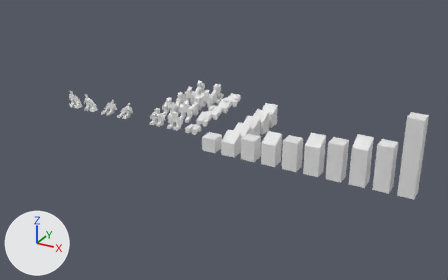
Two versions of the FBX model blends/models.fbx, one commit apart.
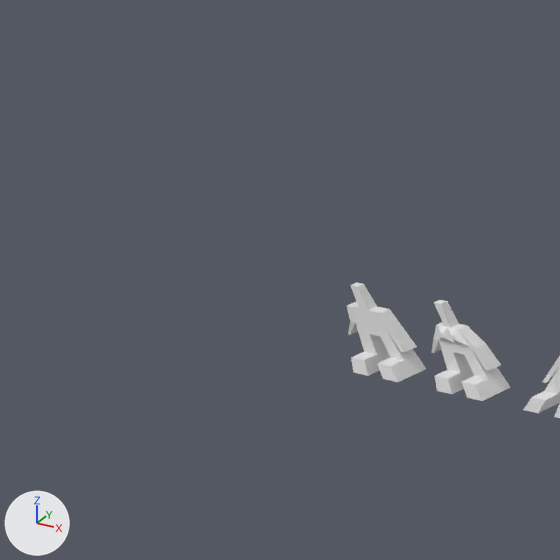
There are two pictures of each version: one whole from a 50 mm lens placed at (42.4, -68.1, 33.9), pointed at (2.3, 4.7, -2.6), one close up on the part from 1% to 24% of the width and 14% to 50% of the height. The lights are fixed; the arrows at lower left show +X, +Y and +Z. Where no turn or scale is listed for an object, it has been applied to the vertices.

Names of what the first close-up shows: 'C1_PET_L', 'C1_PET_R', 'C2_PET_R'.
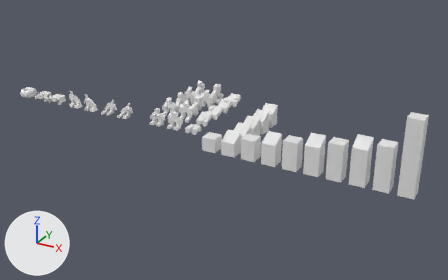
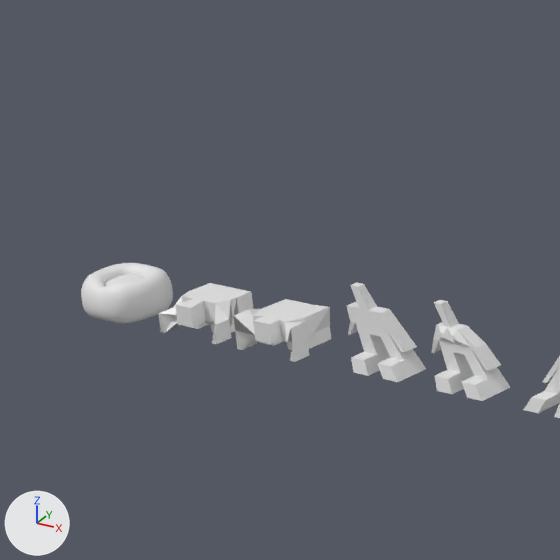
The change, as a list of edits to the scene's bpy script:
```text
Add mat_mat_dogbed:
    mat_mat_dogbed = principled_material('__mat_dogbed')
    mat_mat_dogbed.base_color = (0.8, 0.8, 0.8)  # white #e7e7e7
Add me_mesh_002:
    me_mesh_002.from_pydata(...)  # 470 vertices, 470 faces; spans x -1.18..1.18, y -1.27..1.1, z -0.05..1.19
    me_mesh_002.materials.append(mat_mat_dogbed)  # white #e7e7e7
Add me_cube_040_1:
    me_cube_040_1.from_pydata(...)  # 82 vertices, 95 faces; spans x -1.07..1.07, y -1.52..0.4, z -0.02..0.96
    me_cube_040_1.materials.append(mat_material_007)  # white #e7e7e7
Add me_cube_039_1:
    me_cube_039_1.from_pydata(...)  # 68 vertices, 68 faces; spans x -1.0..1.15, y -1.52..0.41, z -0.01..1.0
    me_cube_039_1.materials.append(mat_material_006)  # white #e7e7e7
Add ob_pillow:
    ob_pillow = bpy.data.objects.new('Pillow', me_mesh_002)
    ob_pillow.location = (-31.0, 0.0, 0.0)
Add ob_c2_prone:
    ob_c2_prone = bpy.data.objects.new('C2_PRONE', me_cube_040_1)
    ob_c2_prone.location = (-27.9, 0.57, 0.0)
Add ob_c1_prone:
    ob_c1_prone = bpy.data.objects.new('C1_PRONE', me_cube_039_1)
    ob_c1_prone.location = (-25.0, 0.56, 0.0)
```

What differs and where, as boxes (x1, y1, x2, y2) in the close-ups (560 x 560 px):
'Pillow', added: after (81, 263, 173, 324)
'C1_PRONE', added: after (233, 299, 331, 362)
'C2_PRONE', added: after (158, 283, 253, 344)
